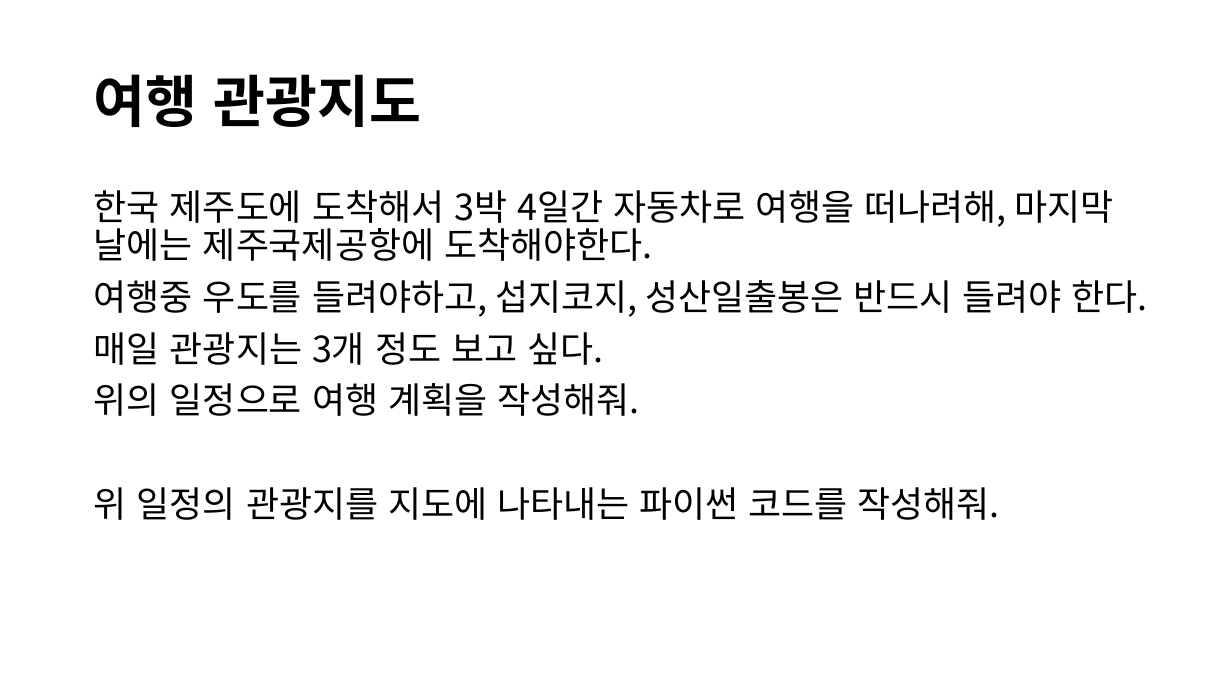
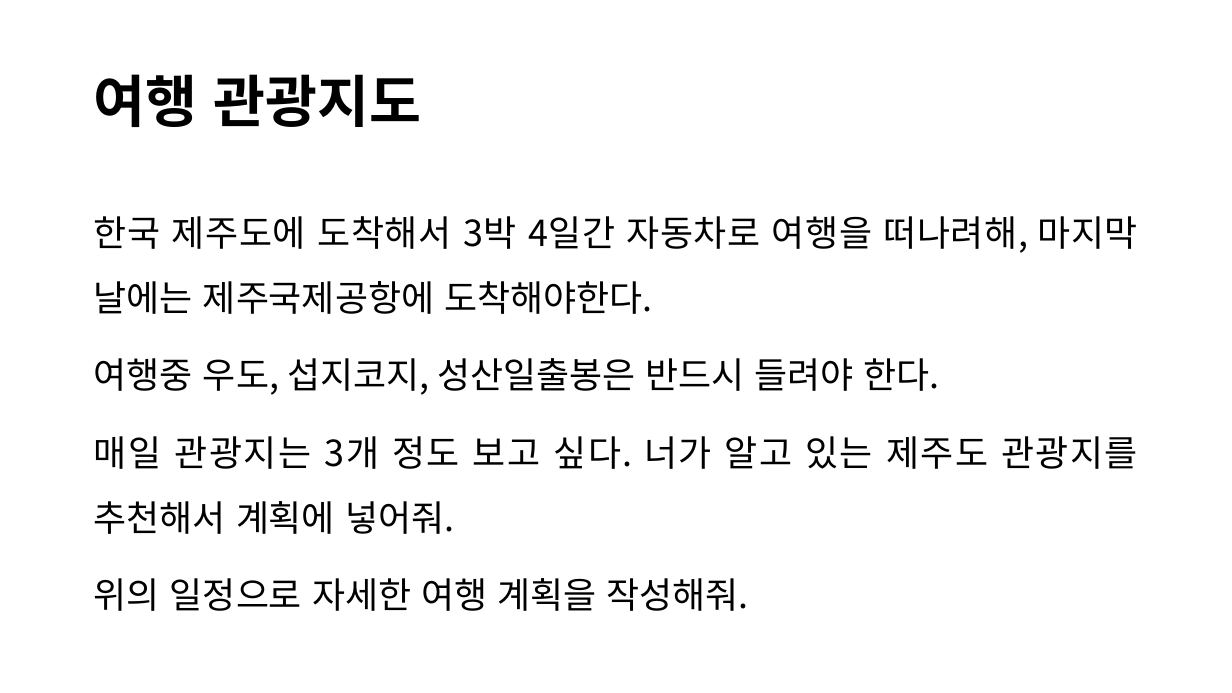
Before and after one commit to lolsaless/Python, a slide deck: slide 5 of 프롬프트 실습.pptx. Drawn at 1232x693 pixels with LibreOffice and Linux fonts; fonts in the diff are those of the drawing. Boxes give left, top, right and bottom in pixels: in the first picture for what was removed or moved away, otherwise in the second. Text is boxed around its words. In the diff, an @@ line names an element or a change of style, - is before the commit and + after.

```diff
--- a/프롬프트 실습.pptx
+++ b/프롬프트 실습.pptx
@@ text at (94,216,1138,314): alignment left to justified; line spacing 0.9 to 1.5 @@
@@ text at (94,358,1138,611): text changed @@
-여행중 우도를 들려야하고, 섭지코지, 성산일출봉은 반드시 들려야 한다.
-매일 관광지는 3개 정도 보고 싶다.
-위의 일정으로 여행 계획을 작성해줘.
-위 일정의 관광지를 지도에 나타내는 파이썬 코드를 작성해줘.
+여행중 우도, 섭지코지, 성산일출봉은 반드시 들려야 한다.
+매일 관광지는 3개 정도 보고 싶다. 너가 알고 있는 제주도 관광지를 추천해서 계획에 넣어줘.
+위의 일정으로 자세한 여행 계획을 작성해줘.
```
Also in this commit, not shown: 9 other slides changed, 4 slides added, 8 other files.
